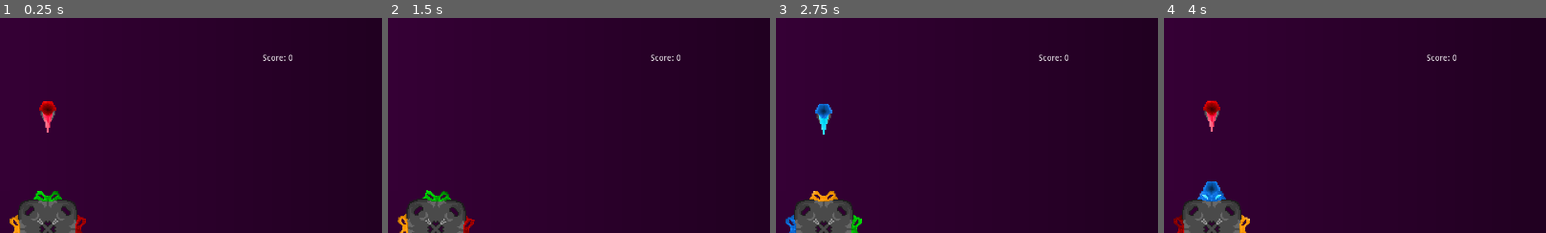
Above: before the commit, frames 1-4 (left to right).
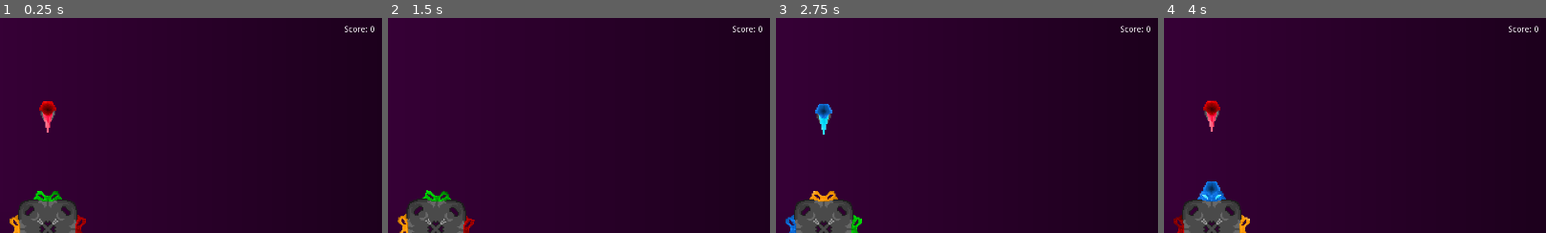
Above: after the commit, the same moments.

Repository: KeatonMueller/polymonous
Game: Godot game, scene res://Scenes/Main/MainScene.tscn
The game is run twice, just before and just after one commit, with the same random seed, the same clock (stepped at 60 frames per second) and the same inputs. Before the commit the project has no main scene; this scene is started directly in both runs.
Inputs:
- Up to frame 1 (0.25 s): no input
- Up to frame 2 (1.5 s): tap Enter (new_game) at 0.5, 1.35 s; hold Right (rot_right) 0.53-1.28 s; tap S (drop) at 0.6 s; tap Space at 1.25 s; hold Left (rot_left) from 1.28 s (still down)
- Up to frame 3 (2.75 s): release Left (rot_left) at 2.03 s; hold Right (rot_right) from 2.03 s (still down); tap S (drop) at 2.1 s
- Up to frame 4 (4 s): tap Enter (new_game) at 2.75, 2.85 s; release Right (rot_right) at 3.53 s; hold Left (rot_left) from 3.53 s (still down); tap S (drop) at 3.6 s
The pictures show only the part of the screen within x 44-94%, y 1-51%; the shares and areas given below are measured in that part.

The runs differ from the first frame. In frame 1, 0.2% of the frame differs, in the area x 68-98%, y 3-20%; in frame 2, 0.2%; in frame 3, 0.2%; in frame 4, 0.2%.

Commit message:
(actually) add basic title screen

Diff:
--- /dev/null
+++ b/Fonts/Exo48.tres
@@ -0,0 +1,7 @@
+[gd_resource type="DynamicFont" load_steps=2 format=2]
+
+[ext_resource path="res://Fonts/Exo2-SemiBoldExpanded.otf" type="DynamicFontData" id=1]
+
+[resource]
+size = 48
+font_data = ExtResource( 1 )
--- a/Scenes/Base/Base4.tscn
+++ b/Scenes/Base/Base4.tscn
@@ -3,7 +3,7 @@
 [ext_resource path="res://Scenes/Base/Base4.gd" type="Script" id=1]
 [ext_resource path="res://Textures/BaseSpace/inner_0.png" type="Texture" id=2]
 [ext_resource path="res://Textures/BaseSpace/frame_0.png" type="Texture" id=3]
-[ext_resource path="res://Textures/BaseTexture.png" type="Texture" id=6]
+[ext_resource path="res://Textures/Base4.png" type="Texture" id=6]
 
 [sub_resource type="RectangleShape2D" id=1]
 extents = Vector2( 50, 50 )
--- /dev/null
+++ b/Scenes/FadeIn/FadeIn.tscn
@@ -0,0 +1,30 @@
+[gd_scene load_steps=2 format=2]
+
+[sub_resource type="Animation" id=3]
+resource_name = "FadeIn"
+length = 0.5
+tracks/0/type = "value"
+tracks/0/path = NodePath(".:color")
+tracks/0/interp = 1
+tracks/0/loop_wrap = true
+tracks/0/imported = false
+tracks/0/enabled = true
+tracks/0/keys = {
+"times": PoolRealArray( 0, 0.5 ),
+"transitions": PoolRealArray( 1, 1 ),
+"update": 0,
+"values": [ Color( 0, 0, 0, 0 ), Color( 0, 0, 0, 1 ) ]
+}
+
+[node name="FadeIn" type="ColorRect"]
+anchor_right = 1.0
+anchor_bottom = 1.0
+margin_left = -0.872559
+margin_right = -0.872559
+color = Color( 0, 0, 0, 0 )
+__meta__ = {
+"_edit_use_anchors_": false
+}
+
+[node name="AnimationPlayer" type="AnimationPlayer" parent="."]
+anims/FadeIn = SubResource( 3 )
--- a/Scenes/Main/MainScene.tscn
+++ b/Scenes/Main/MainScene.tscn
@@ -100,20 +100,20 @@
 
 [node name="ColorRect" type="ColorRect" parent="Camera2D"]
 material = SubResource( 2 )
-margin_left = -800.0
-margin_top = -800.0
-margin_right = 800.0
-margin_bottom = 800.0
+margin_left = -640.0
+margin_top = -360.0
+margin_right = 640.0
+margin_bottom = 360.0
 color = Color( 0.262745, 0, 0.498039, 1 )
 __meta__ = {
 "_edit_use_anchors_": false
 }
 
 [node name="ScoreLabel" type="RichTextLabel" parent="Camera2D"]
-margin_left = 360.0
-margin_top = -293.0
-margin_right = 499.0
-margin_bottom = -253.0
+margin_left = 497.44
+margin_top = -340.628
+margin_right = 636.44
+margin_bottom = -300.628
 script = ExtResource( 1 )
 __meta__ = {
 "_edit_use_anchors_": false
--- /dev/null
+++ b/Scenes/Title/Buttons/ExitButton.tscn
@@ -0,0 +1,8 @@
+[gd_scene load_steps=2 format=2]
+
+[ext_resource path="res://Scenes/Title/Buttons/MenuButton.tscn" type="PackedScene" id=1]
+
+[node name="ExitButton" instance=ExtResource( 1 )]
+
+[node name="Label" parent="." index="0"]
+text = "Exit"
--- /dev/null
+++ b/Scenes/Title/Buttons/MenuButton.tscn
@@ -0,0 +1,24 @@
+[gd_scene load_steps=2 format=2]
+
+[ext_resource path="res://Fonts/Exo48.tres" type="DynamicFont" id=1]
+
+[node name="MenuButton" type="Button"]
+margin_right = 1040.0
+margin_bottom = 20.0
+rect_min_size = Vector2( 360, 60 )
+flat = true
+__meta__ = {
+"_edit_use_anchors_": false
+}
+
+[node name="Label" type="Label" parent="."]
+anchor_right = 1.0
+anchor_bottom = 1.0
+custom_fonts/font = ExtResource( 1 )
+custom_colors/font_color_shadow = Color( 0, 0, 0, 1 )
+custom_constants/shadow_offset_x = 0
+custom_constants/shadow_offset_y = 5
+text = "Label"
+__meta__ = {
+"_edit_use_anchors_": false
+}
--- /dev/null
+++ b/Scenes/Title/Buttons/NewGameButton.tscn
@@ -0,0 +1,8 @@
+[gd_scene load_steps=2 format=2]
+
+[ext_resource path="res://Scenes/Title/Buttons/MenuButton.tscn" type="PackedScene" id=1]
+
+[node name="NewGameButton" instance=ExtResource( 1 )]
+
+[node name="Label" parent="." index="0"]
+text = "New Game"
--- /dev/null
+++ b/Scenes/Title/TitleScreen.gd
@@ -0,0 +1,24 @@
+extends Control
+
+
+# Declare member variables here. Examples:
+# var a = 2
+# var b = "text"
+
+
+# Called when the node enters the scene tree for the first time.
+func _ready():
+	pass # Replace with function body.
+
+
+# Called every frame. 'delta' is the elapsed time since the previous frame.
+#func _process(delta):
+#	pass
+
+
+func _on_NewGameButton_pressed():
+	get_tree().change_scene("res://Scenes/Main/MainScene.tscn")
+
+
+func _on_ExitButton_pressed():
+	get_tree().quit()
--- /dev/null
+++ b/Scenes/Title/TitleScreen.tscn
@@ -0,0 +1,81 @@
+[gd_scene load_steps=8 format=2]
+
+[ext_resource path="res://Scenes/Title/Buttons/ExitButton.tscn" type="PackedScene" id=1]
+[ext_resource path="res://Fonts/Exo2-SemiBoldExpanded.otf" type="DynamicFontData" id=2]
+[ext_resource path="res://Scenes/Title/Buttons/NewGameButton.tscn" type="PackedScene" id=3]
+[ext_resource path="res://Scenes/FadeIn/FadeIn.tscn" type="PackedScene" id=4]
+[ext_resource path="res://Scenes/Title/TitleScreen.gd" type="Script" id=5]
+
+[sub_resource type="DynamicFont" id=1]
+size = 84
+font_data = ExtResource( 2 )
+
+[sub_resource type="DynamicFont" id=2]
+font_data = ExtResource( 2 )
+
+[node name="TitleScreen" type="Control"]
+anchor_right = 1.0
+anchor_bottom = 1.0
+script = ExtResource( 5 )
+__meta__ = {
+"_edit_use_anchors_": false
+}
+
+[node name="Menu" type="VBoxContainer" parent="."]
+margin_left = 120.0
+margin_top = 80.0
+margin_right = 1160.0
+margin_bottom = 640.0
+__meta__ = {
+"_edit_use_anchors_": false
+}
+
+[node name="Title" type="Label" parent="Menu"]
+margin_left = 173.0
+margin_right = 866.0
+margin_bottom = 207.0
+size_flags_horizontal = 4
+custom_fonts/font = SubResource( 1 )
+custom_colors/font_color_shadow = Color( 0, 0, 0, 1 )
+custom_constants/shadow_offset_x = 0
+custom_constants/shadow_offset_y = 8
+text = "POLYMONOUS
+"
+
+[node name="CenterRow" type="HBoxContainer" parent="Menu"]
+margin_top = 211.0
+margin_right = 1040.0
+margin_bottom = 383.0
+size_flags_vertical = 3
+
+[node name="Buttons" type="VBoxContainer" parent="Menu/CenterRow"]
+margin_right = 1040.0
+margin_bottom = 172.0
+size_flags_horizontal = 3
+size_flags_vertical = 3
+custom_constants/separation = 32
+alignment = 1
+
+[node name="NewGameButton" parent="Menu/CenterRow/Buttons" instance=ExtResource( 3 )]
+margin_top = 10.0
+margin_bottom = 70.0
+rect_min_size = Vector2( 360, 60 )
+
+[node name="ExitButton" parent="Menu/CenterRow/Buttons" instance=ExtResource( 1 )]
+margin_top = 102.0
+margin_bottom = 162.0
+rect_min_size = Vector2( 360, 60 )
+
+[node name="VersionLabel" type="Label" parent="Menu"]
+margin_top = 400.0
+margin_right = 1040.0
+margin_bottom = 560.0
+size_flags_vertical = 3
+custom_fonts/font = SubResource( 2 )
+text = "v0.0.1
+Keaton Mueller"
+
+[node name="FadeIn" parent="." instance=ExtResource( 4 )]
+visible = false
+[connection signal="pressed" from="Menu/CenterRow/Buttons/NewGameButton" to="." method="_on_NewGameButton_pressed"]
+[connection signal="pressed" from="Menu/CenterRow/Buttons/ExitButton" to="." method="_on_ExitButton_pressed"]
Binary file added: Fonts/Exo2-SemiBoldExpanded.otf
Renamed: Textures/BaseTexture.png -> Textures/Base4.png
Not shown, changed: Textures/Base4.png.import
